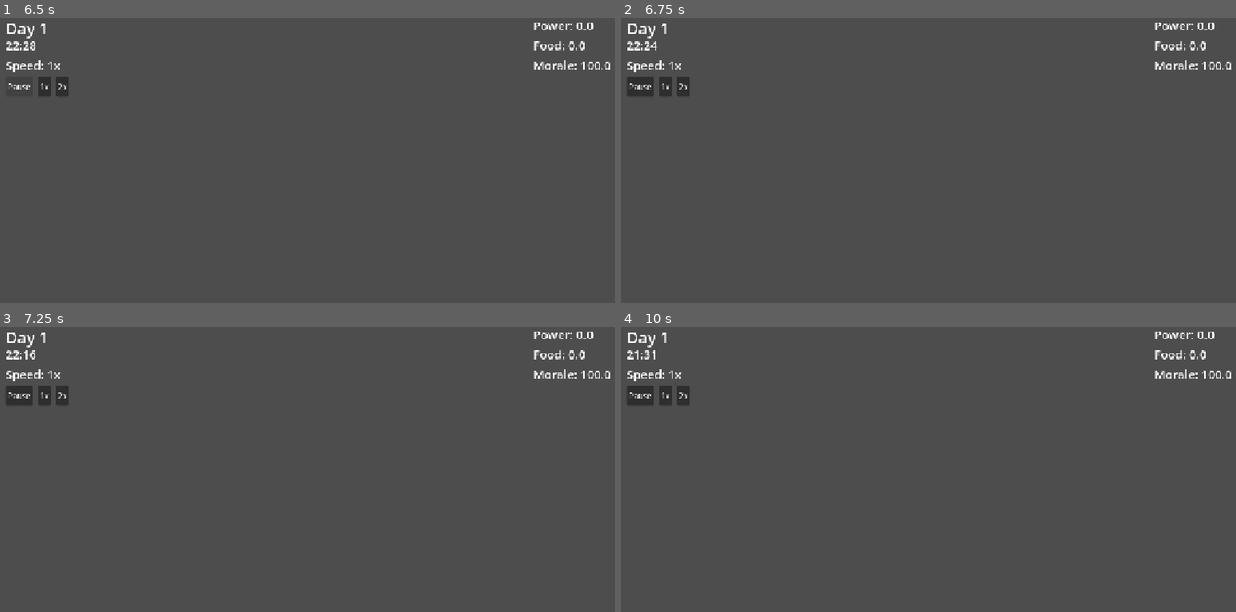
Above: before the commit, frames 1-4 (two rows, left to right).
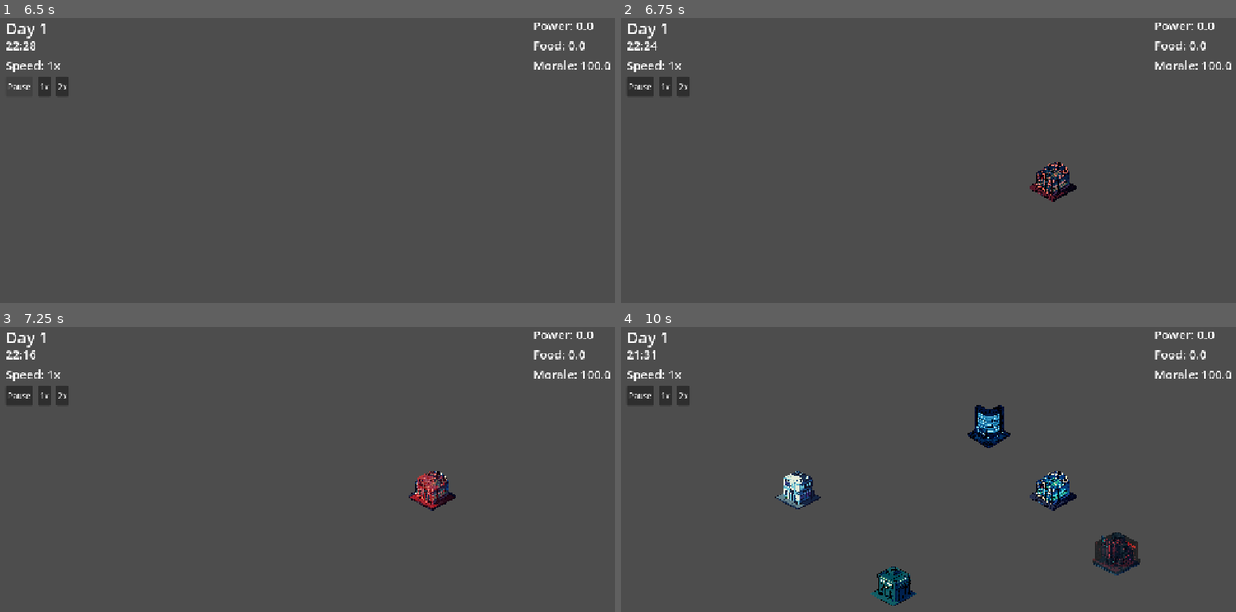
Above: after the commit, the same moments.

Repository: MLinh2407/godot-survival-city-builder-game
Game: Godot game, scene res://scenes/main/Main.tscn
The game is run twice, just before and just after one commit, with the same random seed, the same clock (stepped at 60 frames per second) and the same inputs.
Inputs (mouse positions are in pixels of both pictures, inside the frame that each line leads up to):
- Up to frame 1 (6.5 s): click "1x" at 0.5 s; click "2x" at 1.25 s; click "1x" at 2 s; click "2x" at 2.75 s; click "1x" at 3.5 s; click "2x" at 4.25 s; click "Pause" at 5 s; click "Resume" at 5.75 s
- Up to frame 2 (6.75 s): move the mouse to (1063, 163) at 6.52 s; tap 4 at 6.6 s; click (1063, 163) at 6.67 s
- Up to frame 3 (7.25 s): tap 5 at 6.8 s
- Up to frame 4 (10 s): move the mouse to (799, 509) at 7.27 s; tap 5 at 7.35 s; click (799, 509) at 7.42 s; tap 6 at 7.55, 8.1 s; move the mouse to (990, 412) at 8.02 s; click (990, 412) at 8.17 s; tap 7 at 8.3, 8.85 s; move the mouse to (891, 560) at 8.77 s; click (891, 560) at 8.92 s; tap 8 at 9.05, 9.6 s; move the mouse to (1119, 543) at 9.52 s; click (1119, 543) at 9.67 s; tap 9 at 9.8 s

Frame 1 is identical in both runs. In frame 2, 0.6% of the frame differs, in the area x 66-75%, y 50-65%; in frame 3, 0.6%; in frame 4, 3.4%, in the area x 25-85%, y 27-98%.

Commit message:
add new building types

Diff:
--- /dev/null
+++ b/scenes/buildings/ArchiveHall.tscn
@@ -0,0 +1,9 @@
+[gd_scene format=3 uid="uid://60mva0p0dle5"]
+
+[ext_resource type="PackedScene" uid="uid://cpk3w4dhromgg" path="res://scenes/buildings/BuildingBase.tscn" id="1_2fra0"]
+[ext_resource type="Texture2D" uid="uid://cb6tn06rr0c30" path="res://assets/buildings/T1_Buildings/Archive_Hall_T1.png" id="2_78g31"]
+
+[node name="ArchiveHall" unique_id=2121470720 instance=ExtResource("1_2fra0")]
+
+[node name="Sprite2D" parent="." index="0" unique_id=1951350025]
+texture = ExtResource("2_78g31")
--- /dev/null
+++ b/scenes/buildings/GeothermalTap.tscn
@@ -0,0 +1,9 @@
+[gd_scene format=3 uid="uid://8u8xvfxote8f"]
+
+[ext_resource type="PackedScene" uid="uid://cpk3w4dhromgg" path="res://scenes/buildings/BuildingBase.tscn" id="1_nyv5r"]
+[ext_resource type="Texture2D" uid="uid://t1oewcgp843a" path="res://assets/buildings/T1_Buildings/Geothermal_Tap_T1.png" id="2_laygp"]
+
+[node name="GeothermalTap" unique_id=2121470720 instance=ExtResource("1_nyv5r")]
+
+[node name="Sprite2D" parent="." index="0" unique_id=1951350025]
+texture = ExtResource("2_laygp")
--- /dev/null
+++ b/scenes/buildings/MedClinic.tscn
@@ -0,0 +1,9 @@
+[gd_scene format=3 uid="uid://clui1cyr5pahv"]
+
+[ext_resource type="PackedScene" uid="uid://cpk3w4dhromgg" path="res://scenes/buildings/BuildingBase.tscn" id="1_y8dpv"]
+[ext_resource type="Texture2D" uid="uid://ba4xo0a1vx7be" path="res://assets/buildings/T1_Buildings/Med_Clinic_T1.png" id="2_g31jg"]
+
+[node name="MedClinic" unique_id=2121470720 instance=ExtResource("1_y8dpv")]
+
+[node name="Sprite2D" parent="." index="0" unique_id=1951350025]
+texture = ExtResource("2_g31jg")
--- /dev/null
+++ b/scenes/buildings/MemorialWall.tscn
@@ -0,0 +1,9 @@
+[gd_scene format=3 uid="uid://cwpk5oxtqdiej"]
+
+[ext_resource type="PackedScene" uid="uid://cpk3w4dhromgg" path="res://scenes/buildings/BuildingBase.tscn" id="1_2g1n3"]
+[ext_resource type="Texture2D" uid="uid://hupc824a4jw6" path="res://assets/buildings/T1_Buildings/Memorial_Wall.png" id="2_p638g"]
+
+[node name="MemorialWall" unique_id=2121470720 instance=ExtResource("1_2g1n3")]
+
+[node name="Sprite2D" parent="." index="0" unique_id=1951350025]
+texture = ExtResource("2_p638g")
--- /dev/null
+++ b/scenes/buildings/RationStore.tscn
@@ -0,0 +1,9 @@
+[gd_scene format=3 uid="uid://dkhketv733v7"]
+
+[ext_resource type="PackedScene" uid="uid://cpk3w4dhromgg" path="res://scenes/buildings/BuildingBase.tscn" id="1_4yngq"]
+[ext_resource type="Texture2D" uid="uid://dkghcnrv00nq5" path="res://assets/buildings/T1_Buildings/Ration_Store_T1.png" id="2_wfe50"]
+
+[node name="RationStore" unique_id=2121470720 instance=ExtResource("1_4yngq")]
+
+[node name="Sprite2D" parent="." index="0" unique_id=1951350025]
+texture = ExtResource("2_wfe50")
--- /dev/null
+++ b/scenes/buildings/WaterRecycler.tscn
@@ -0,0 +1,9 @@
+[gd_scene format=3 uid="uid://bqbl06b8lenji"]
+
+[ext_resource type="PackedScene" uid="uid://cpk3w4dhromgg" path="res://scenes/buildings/BuildingBase.tscn" id="1_oh8gf"]
+[ext_resource type="Texture2D" uid="uid://bc7m1it84u3m3" path="res://assets/buildings/T1_Buildings/Water_Recycler_T1.png" id="2_h04k7"]
+
+[node name="WaterRecycler" unique_id=2121470720 instance=ExtResource("1_oh8gf")]
+
+[node name="Sprite2D" parent="." index="0" unique_id=1951350025]
+texture = ExtResource("2_h04k7")
--- a/scenes/main/Main.tscn
+++ b/scenes/main/Main.tscn
@@ -9,6 +9,12 @@
 [ext_resource type="PackedScene" uid="uid://c4ttffvcgfdw" path="res://scenes/buildings/ShelterBlock.tscn" id="4_sjxhf"]
 [ext_resource type="Texture2D" uid="uid://iejjxic1l3mr" path="res://assets/environment/floor_tile.png" id="5_floor_tile"]
 [ext_resource type="Script" uid="uid://ccfrj1sg68ekk" path="res://scripts/systems/BuildingSystem.gd" id="6_1rhdn"]
+[ext_resource type="PackedScene" uid="uid://8u8xvfxote8f" path="res://scenes/buildings/GeothermalTap.tscn" id="8_tck0d"]
+[ext_resource type="PackedScene" uid="uid://dkhketv733v7" path="res://scenes/buildings/RationStore.tscn" id="9_u8lgh"]
+[ext_resource type="PackedScene" uid="uid://bqbl06b8lenji" path="res://scenes/buildings/WaterRecycler.tscn" id="10_hjnkw"]
+[ext_resource type="PackedScene" uid="uid://clui1cyr5pahv" path="res://scenes/buildings/MedClinic.tscn" id="11_rikml"]
+[ext_resource type="PackedScene" uid="uid://60mva0p0dle5" path="res://scenes/buildings/ArchiveHall.tscn" id="12_vc03v"]
+[ext_resource type="PackedScene" uid="uid://cwpk5oxtqdiej" path="res://scenes/buildings/MemorialWall.tscn" id="13_grv7h"]
 
 [sub_resource type="CanvasItemMaterial" id="CanvasItemMaterial_vyk5b"]
 blend_mode = 3
@@ -129,9 +135,15 @@
 script = ExtResource("1_u1xfj")
 building_container = NodePath("../BuildingContainer")
 building_scenes = {
+"archive": ExtResource("12_vc03v"),
 "coal": ExtResource("2_dc040"),
+"geothermal": ExtResource("8_tck0d"),
 "hydro": ExtResource("3_1rhdn"),
-"shelter": ExtResource("4_sjxhf")
+"med": ExtResource("11_rikml"),
+"memorial": ExtResource("13_grv7h"),
+"ration": ExtResource("9_u8lgh"),
+"shelter": ExtResource("4_sjxhf"),
+"water": ExtResource("10_hjnkw")
 }
 
 [node name="BaseGrid" type="TileMapLayer" parent="GameWorld/GridSystem" unique_id=2142693261]
--- a/scripts/data/BuildingData.gd
+++ b/scripts/data/BuildingData.gd
@@ -66,3 +66,15 @@
 @export var base_production_power: float = 0.0
 @export var base_production_food: float = 0.0
 @export var base_morale_bonus: float = 0.0
+
+# --- Consecutive unstaffed days ---
+# Used by BuildingSystem to trigger:
+#   - Building damage (any building at 0 workers for BUILDING_DAMAGE_DAYS consecutive days)
+#   - Disease outbreak (Water Recycler at 0 workers for DISEASE_WATER_DELAY consecutive days)
+@export var days_unstaffed: int = 0
+
+# base_passive_morale:
+#   Applied REGARDLESS of staffing — just from the building existing and being powered.
+#   Use for Archive Hall (+8/day while built) and Memorial Wall (+3/day permanently).
+#   ResourceManager reads this separately from base_morale_bonus.
+@export var base_passive_morale: float = 0.0
--- a/scripts/managers/GridManager.gd
+++ b/scripts/managers/GridManager.gd
@@ -128,6 +128,12 @@
         if event.keycode == KEY_1 and keys.size() > 0: enter_build_mode(keys[0])
         if event.keycode == KEY_2 and keys.size() > 1: enter_build_mode(keys[1])
         if event.keycode == KEY_3 and keys.size() > 2: enter_build_mode(keys[2])
+        if event.keycode == KEY_4 and keys.size() > 3: enter_build_mode(keys[3])
+        if event.keycode == KEY_5 and keys.size() > 4: enter_build_mode(keys[4])
+        if event.keycode == KEY_6 and keys.size() > 5: enter_build_mode(keys[5])
+        if event.keycode == KEY_7 and keys.size() > 6: enter_build_mode(keys[6])
+        if event.keycode == KEY_8 and keys.size() > 7: enter_build_mode(keys[7])
+        if event.keycode == KEY_9 and keys.size() > 8: enter_build_mode(keys[8])
 
 func place_building(map_pos: Vector2i) -> void:
     var new_building = current_build_scene.instantiate()
--- a/scripts/systems/BuildingSystem.gd
+++ b/scripts/systems/BuildingSystem.gd
@@ -66,6 +66,61 @@
             new_data.worker_capacity        = GameConstants.SHELTER_BLOCK_SLOTS
             new_data.base_morale_bonus      = GameConstants.SHELTER_MORALE_AT_CAPACITY_T1
             new_data.power_draw             = GameConstants.SHELTER_POWER_DRAW
+        "geothermal":
+            new_data.building_type         = BuildingData.BuildingType.GEOTHERMAL_TAP
+            new_data.building_name         = "Geothermal Tap"
+            new_data.category              = BuildingData.BuildingCategory.POWER
+            new_data.worker_capacity       = GameConstants.GEOTHERMAL_WORKER_SLOTS  # 0
+            new_data.base_production_power = GameConstants.GEOTHERMAL_POWER_T1
+            new_data.power_draw            = 0.0
+
+        "relay":
+            new_data.building_type   = BuildingData.BuildingType.RELAY_HUB
+            new_data.building_name   = "Relay Hub"
+            new_data.category        = BuildingData.BuildingCategory.POWER
+            new_data.worker_capacity = GameConstants.RELAY_HUB_SLOTS
+            new_data.power_draw      = GameConstants.RELAY_HUB_POWER_DRAW
+
+        "ration":
+            new_data.building_type   = BuildingData.BuildingType.RATION_STORE
+            new_data.building_name   = "Ration Store"
+            new_data.category        = BuildingData.BuildingCategory.SURVIVAL
+            new_data.worker_capacity = GameConstants.RATION_STORE_SLOTS  # 0
+            new_data.power_draw      = GameConstants.RATION_STORE_POWER_DRAW
+
+        "water":
+            new_data.building_type   = BuildingData.BuildingType.WATER_RECYCLER
+            new_data.building_name   = "Water Recycler"
+            new_data.category        = BuildingData.BuildingCategory.SURVIVAL
+            new_data.worker_capacity = GameConstants.WATER_RECYCLER_SLOTS
+            new_data.power_draw      = GameConstants.WATER_RECYCLER_POWER_DRAW
+
+        "med":
+            new_data.building_type     = BuildingData.BuildingType.MED_CLINIC
+            new_data.building_name     = "Med Clinic"
+            new_data.category          = BuildingData.BuildingCategory.SURVIVAL
+            new_data.worker_capacity   = GameConstants.MED_CLINIC_SLOTS
+            new_data.power_draw        = GameConstants.MED_CLINIC_POWER_DRAW
+            new_data.base_morale_bonus = GameConstants.MED_CLINIC_MORALE_PASSIVE
+            GameManager.med_clinic_built = true  # Narrative flag — Yuna death check needs this
+
+        "archive":
+            new_data.building_type         = BuildingData.BuildingType.ARCHIVE_HALL
+            new_data.building_name         = "Archive Hall"
+            new_data.category              = BuildingData.BuildingCategory.SOCIAL
+            new_data.is_unique             = true
+            new_data.worker_capacity       = GameConstants.ARCHIVE_HALL_SLOTS
+            new_data.power_draw            = GameConstants.ARCHIVE_HALL_POWER_DRAW
+            new_data.base_passive_morale   = GameConstants.ARCHIVE_HALL_MORALE_PASSIVE
+
+        "memorial":
+            new_data.building_type         = BuildingData.BuildingType.MEMORIAL_WALL
+            new_data.building_name         = "Memorial Wall"
+            new_data.category              = BuildingData.BuildingCategory.SOCIAL
+            new_data.is_unique             = true
+            new_data.worker_capacity       = 0
+            new_data.power_draw            = 0.0
+            new_data.base_passive_morale   = GameConstants.MEMORIAL_WALL_MORALE_DAILY
 
     active_buildings[grid_pos] = new_data
     print("BuildingSystem: Registered [%s] at %s | Slots: %d | Base power: %.1f | Base food: %.1f" \
